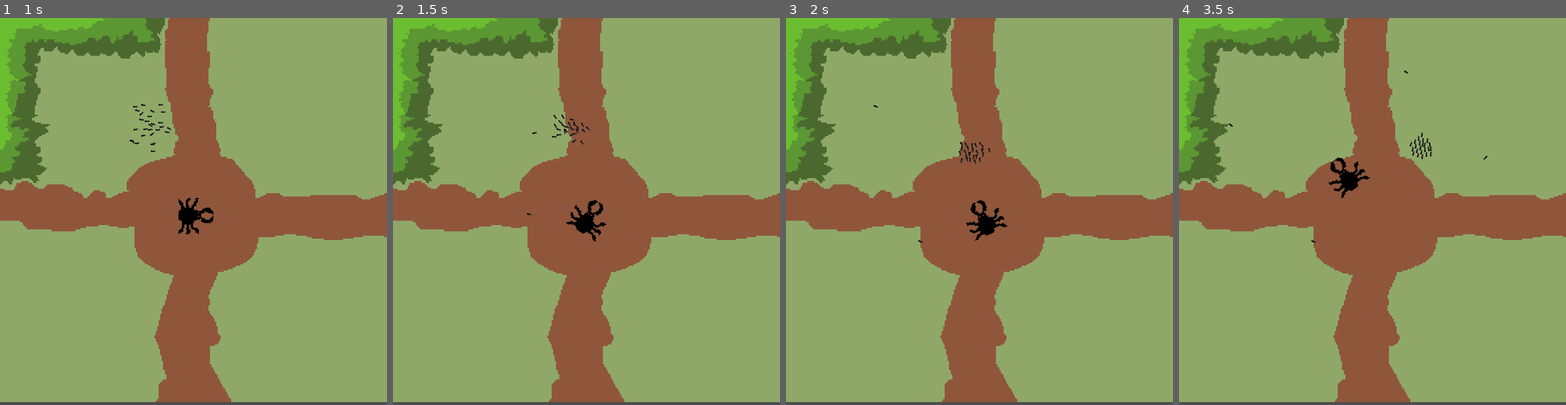
Above: before the commit, frames 1-4 (left to right).
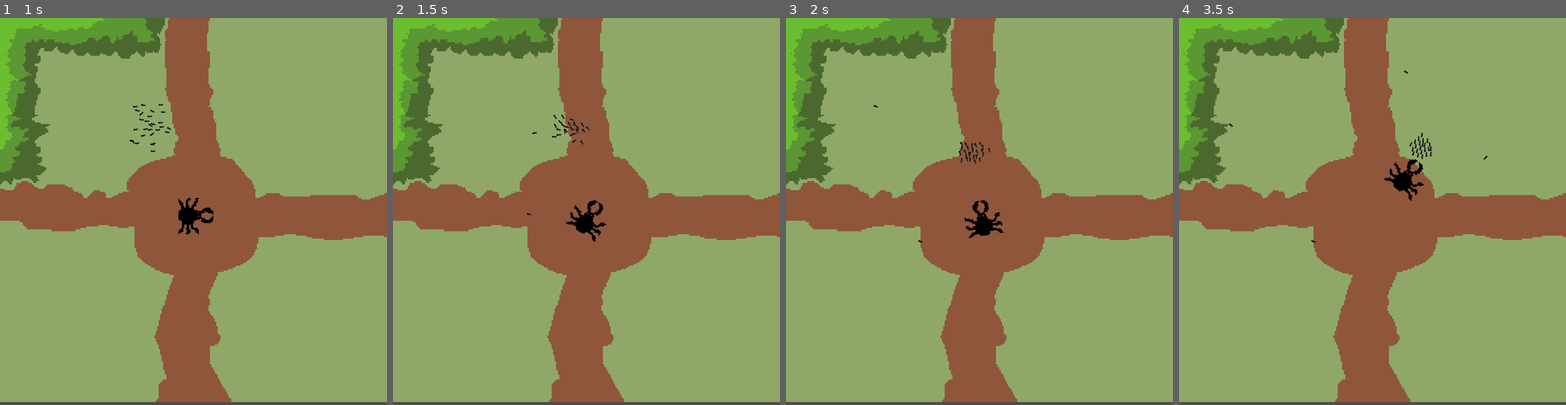
Above: after the commit, the same moments.

Repository: filvan1/LD56
Game: Godot game, scene res://scenes/main.tscn
The game is run twice, just before and just after one commit, with the same random seed, the same clock (stepped at 60 frames per second) and the same inputs.
Inputs:
- Up to frame 1 (1 s): hold D (move_right) from 0.53 s (still down); tap Down (aim_down) at 0.6 s
- Up to frame 2 (1.5 s): release D (move_right) at 1.28 s; hold S (move_down) from 1.28 s (still down); tap Left (aim_left) at 1.35 s
- Up to frame 3 (2 s): keep holding S (move_down)
- Up to frame 4 (3.5 s): release S (move_down) at 2.03 s; hold D (move_right) 2.03-2.78 s; tap Right (aim_right) at 2.1 s; hold W (move_up) from 2.78 s (still down); tap Up (aim_up) at 2.85 s

Frame 1 is identical in both runs. In frame 2, less than 0.1% of the frame differs, in the area x 44-56%, y 47-58%; in frame 3, 0.3%; in frame 4, 0.8%, in the area x 38-64%, y 36-48%.

Commit message:
move control point for enemy tracking

Diff:
--- a/scenes/ant.tscn
+++ b/scenes/ant.tscn
@@ -49,7 +49,7 @@
 rotation = 1.5708
 sprite_frames = SubResource("SpriteFrames_atsc6")
 animation = &"idle"
-frame_progress = 0.828512
+frame_progress = 0.935555
 
 [node name="CollisionShape2D" type="CollisionShape2D" parent="."]
 shape = SubResource("CircleShape2D_byf4t")
--- a/scripts/player.gd
+++ b/scripts/player.gd
@@ -60,7 +60,7 @@
 	projectiles.add_child(projectile)
 
 func _physics_process(delta: float) -> void:
-	pass
+	$Control.position = $Ants.center_of_mass
 	#$Control.velocity = Vector2.ZERO
 	#$Control.velocity = Input.get_vector("move_left", "move_right", "move_up", "move_down")
 
Not shown: 1 places in scenes/main.tscn that only renumber resources
